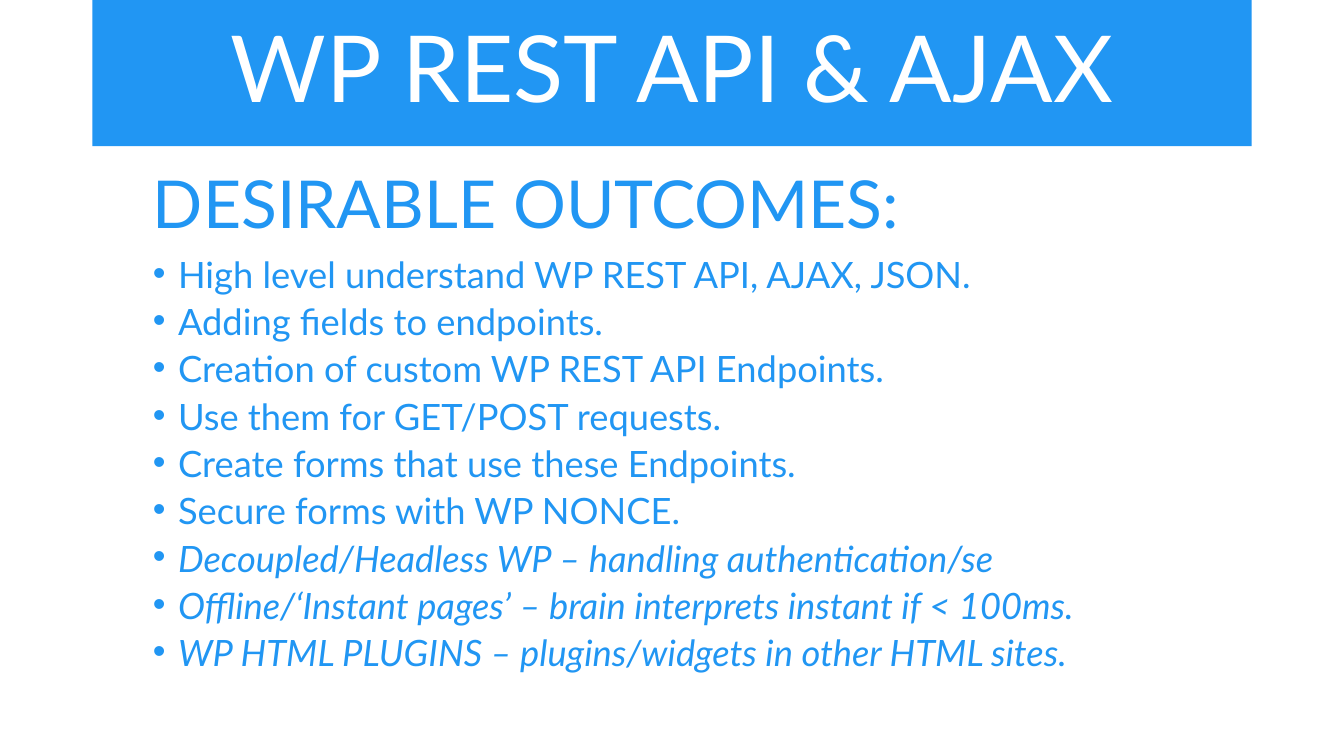
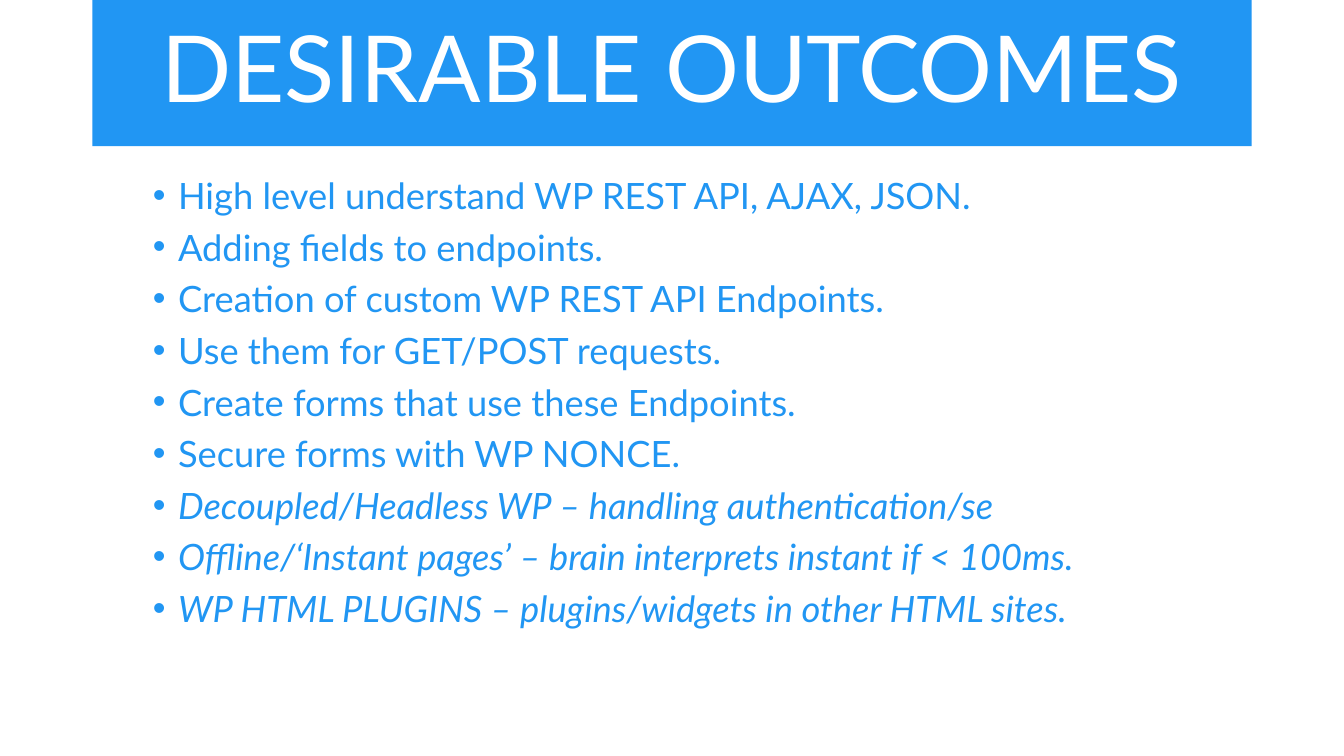
Before and after one commit to iwswordpress/rest, a slide deck: slide 2 of rest-api-workshop.pptx. Drawn at 1344x756 pixels with LibreOffice and Linux fonts; fonts in the diff are those of the drawing. Boxes give left, top, right and bottom in pixels: in the first picture for what was removed or moved away, otherwise in the second. Text is boxed around its words. In the diff, an @@ line names an element or a change of style, - is before the commit and + after.

```diff
--- a/rest-api-workshop.pptx
+++ b/rest-api-workshop.pptx
@@ title at (161,35,1182,103): text changed @@
-WP REST API & AJAX
+DESIRABLE OUTCOMES
@@ text "High level understand WP REST ...": place and size @@
-text "High level understand WP REST ..." at (153,180,1074,673)
+text "High level understand WP REST ..." at (178,182,1074,629)
@@ text "High level understand WP REST ..." at (178,182,1074,629): line spacing 0.7 to 0.8 @@
@@ text at (153,180,899,229): paragraph removed @@
-  DESIRABLE OUTCOMES:
```
Also in this commit, not shown: 4 other slides changed, 2 slides removed, 4 other files.
